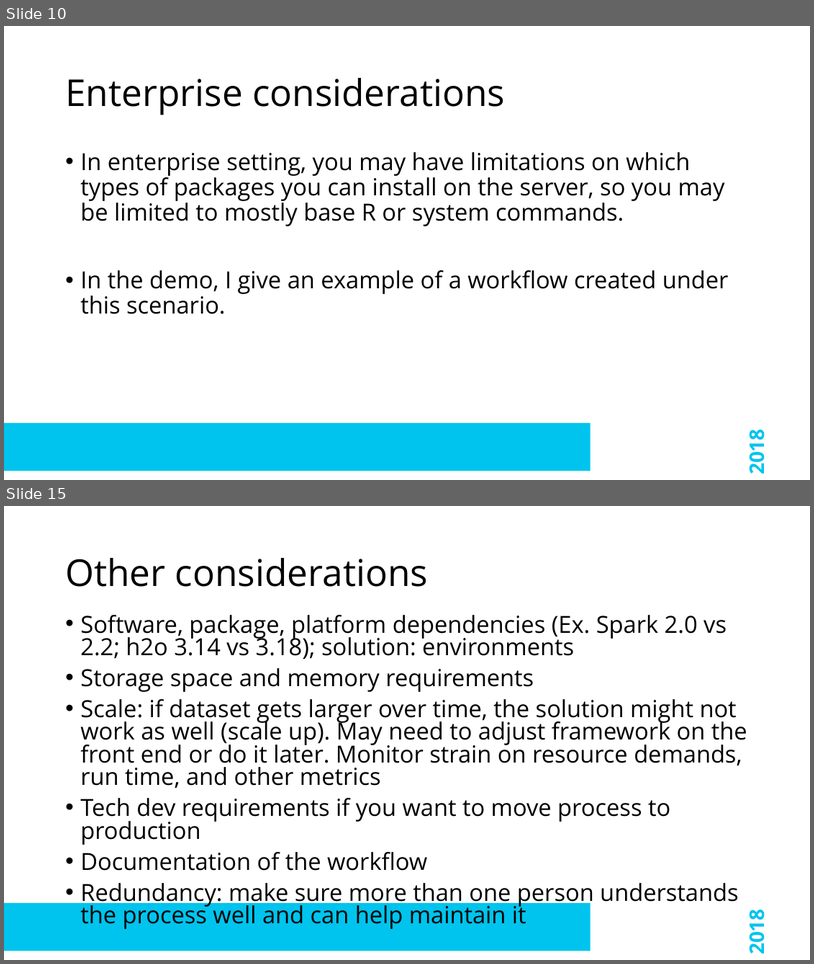
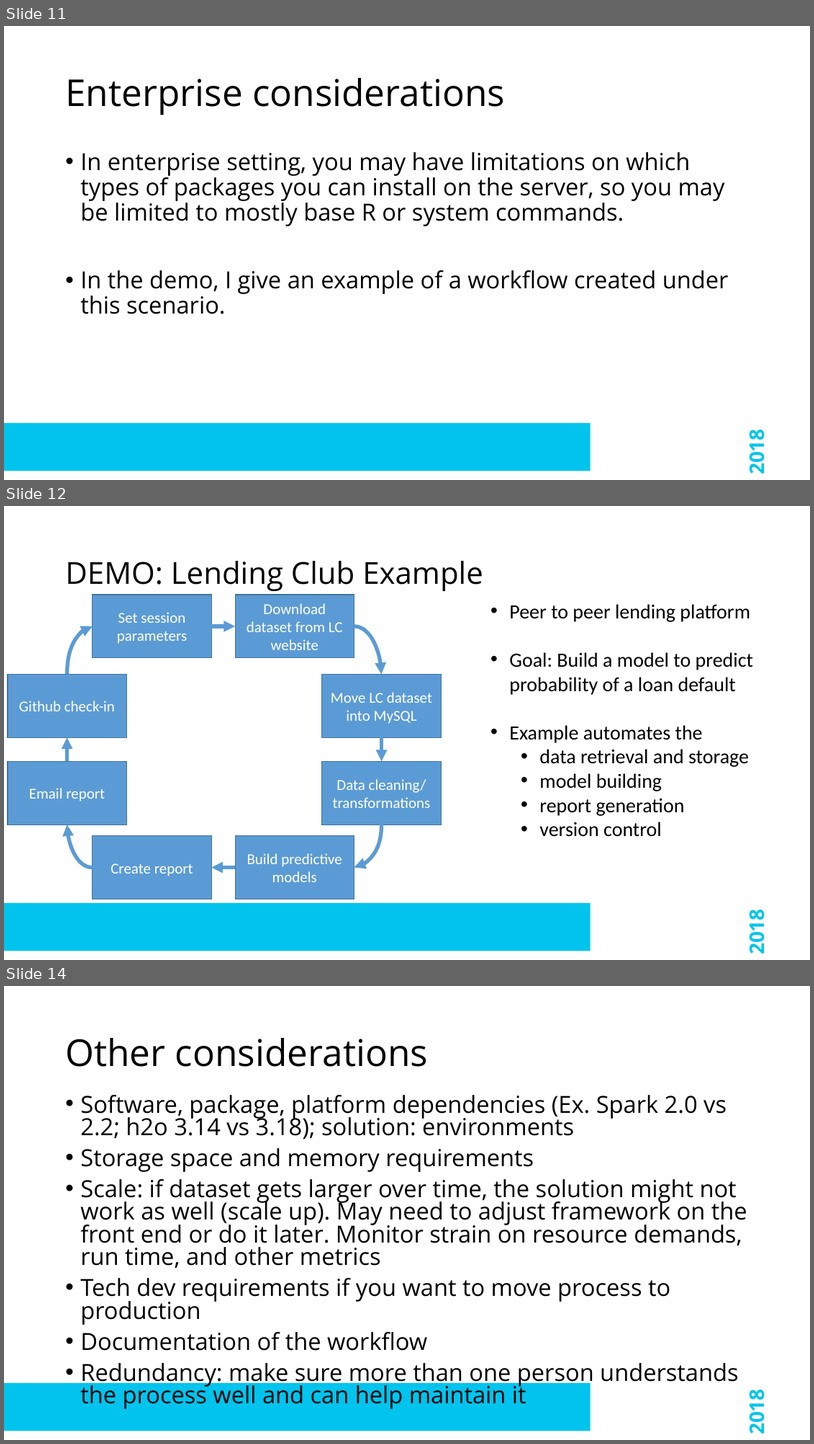
Before and after one commit to sydeaka/workflow-automation, a slide deck: slides/Sydeaka_Watson_EARL_2018_Workflow_Automation.pptx. Shown one above the other, each under a label of ours: slides 10 and 15 before the commit, slides 11, 12 and 14 after it; the slides between them are not shown. The pictures are 814x964 and 814x1444 pixels, drawn with LibreOffice and Linux fonts; fonts in the diff are those of the drawing; background and template pictures are left out. Boxes give left, top, right and bottom in pixels: in the first picture for what was removed or moved away, otherwise in the second. Text is boxed around its words. In the diff, an @@ line names an element or a change of style, - is before the commit and + after.

Commit message:
Analysis of 2016 Q2 Lending Club dataset

```diff
--- a/slides/Sydeaka_Watson_EARL_2018_Workflow_Automation.pptx
+++ b/slides/Sydeaka_Watson_EARL_2018_Workflow_Automation.pptx
@@ slide 12 added at [4,506,810,960], background #FFFFFF; not listed: 2 template elements that a slide beside it also shows @@
@@ title added at [65,561,484,591], 36 pt, text #000000 @@
+DEMO: Lending Club Example
@@ rectangle added at [93,595,211,658], fill #5B9BD5, outline #43739E 1 pt, 18 pt, text #FFFFFF @@
+Set session parameters
@@ rectangle added at [235,595,354,658], fill #5B9BD5, outline #43739E 1 pt, 18 pt, text #FFFFFF @@
+Download dataset from LC website
@@ text added at [509,604,754,836], 24 pt, text #000000 @@
+• Peer to peer lending platform
+• Goal: Build a model to predict probability of a loan default
+• Example automates the
+  • data retrieval and storage
+  • model building
+  • report generation
+  • version control
@@ curved arrow added from (67, 674) to (93, 626), #5B9BD5 4.5 pt @@
@@ arrow added from (211, 626) to (235, 626), #5B9BD5 4.5 pt @@
@@ curved arrow added from (354, 626) to (381, 674), #5B9BD5 4.5 pt @@
@@ rectangle added at [8,674,127,738], fill #5B9BD5, outline #43739E 1 pt, 18 pt, text #FFFFFF @@
+Github check-in
@@ rectangle added at [322,674,441,738], fill #5B9BD5, outline #43739E 1 pt, 18 pt, text #FFFFFF @@
+Move LC dataset into MySQL
@@ arrow added from (67, 762) to (67, 737), #5B9BD5 4.5 pt @@
@@ arrow added from (381, 737) to (381, 762), #5B9BD5 4.5 pt @@
@@ rectangle added at [8,762,127,825], fill #5B9BD5, outline #43739E 1 pt, 18 pt, text #FFFFFF @@
+Email report
@@ rectangle added at [322,762,441,825], fill #5B9BD5, outline #43739E 1 pt, 18 pt, text #FFFFFF @@
+Data cleaning/ transformations
@@ curved arrow added from (93, 867) to (67, 824), #5B9BD5 4.5 pt @@
@@ curved arrow added from (381, 824) to (354, 867), #5B9BD5 4.5 pt @@
@@ rectangle added at [93,836,211,899], fill #5B9BD5, outline #43739E 1 pt, 18 pt, text #FFFFFF @@
+Create report
@@ rectangle added at [235,836,354,899], fill #5B9BD5, outline #43739E 1 pt, 18 pt, text #FFFFFF @@
+Build predictive models
@@ arrow added from (235, 867) to (211, 867), #5B9BD5 4.5 pt @@
@@ what was slide 10 is now slide 11 @@
@@ what was slide 15 is now slide 14 @@
```
Also in this commit, not shown: 2 slides changed, 2 other slides added, 1 slide removed, 7 other files.
